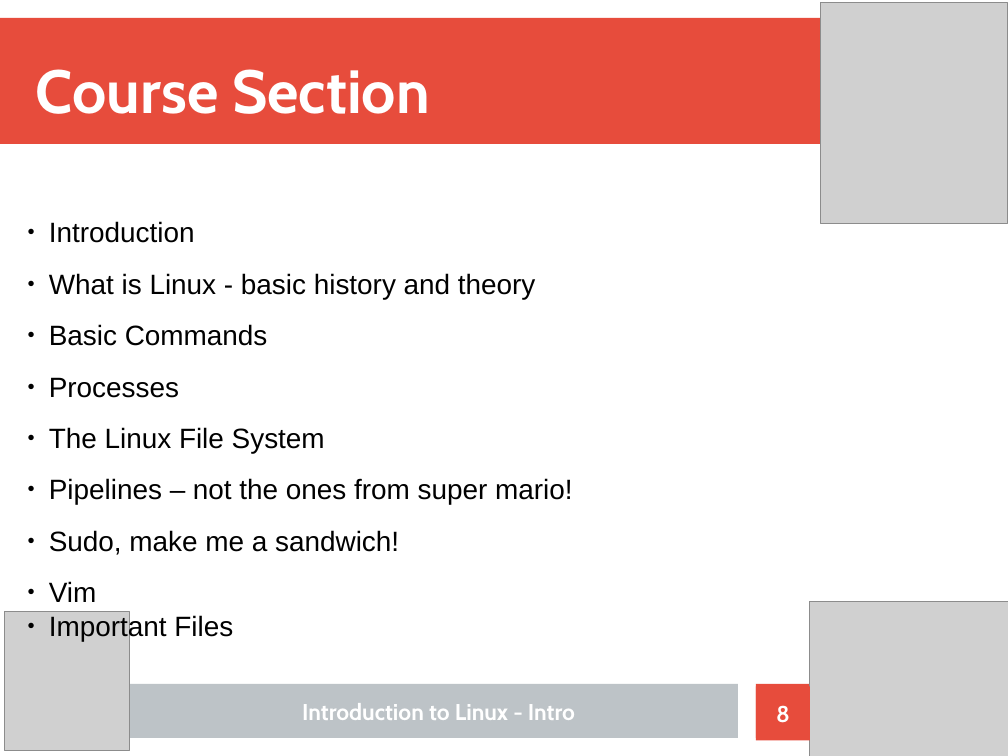
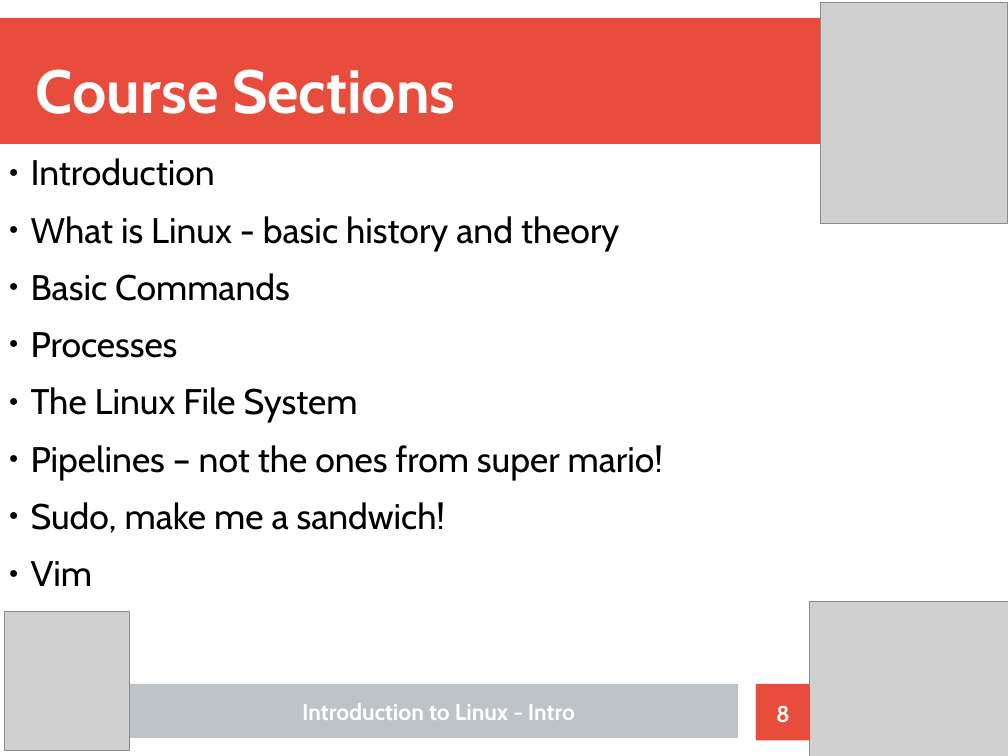
Before and after one commit to Nhlakanipho-Biyela/Intro_To_Linux_Course, a slide deck: slide 8 of Lecture_Slides/Linux_Tutorial_Format.odp. Drawn at 1008x756 pixels with LibreOffice and Linux fonts; fonts in the diff are those of the drawing; grey boxes stand for pictures. Boxes give left, top, right and bottom in pixels: in the first picture for what was removed or moved away, otherwise in the second. Text is boxed around its words. In the diff, an @@ line names an element or a change of style, - is before the commit and + after.

Commit message:
design changes to lecture 1 slides

```diff
--- a/Lecture_Slides/Linux_Tutorial_Format.odp
+++ b/Lecture_Slides/Linux_Tutorial_Format.odp
@@ title at (x1=36, y1=69, x2=455, y2=114): text changed @@
-Course Section
+Course Sections
@@ text "Introduction" moved from (x1=49, y1=221, x2=572, y2=641) to (x1=31, y1=158, x2=663, y2=586) @@
@@ text "Introduction" at (x1=31, y1=158, x2=663, y2=586): size 22 to 28 pt, font Arial to Cabin; less space between paragraphs @@
@@ text at (x1=49, y1=614, x2=233, y2=641): paragraph removed @@
-● Important Files
```
Also in this commit, not shown: 10 other slides changed, 1 other file.
